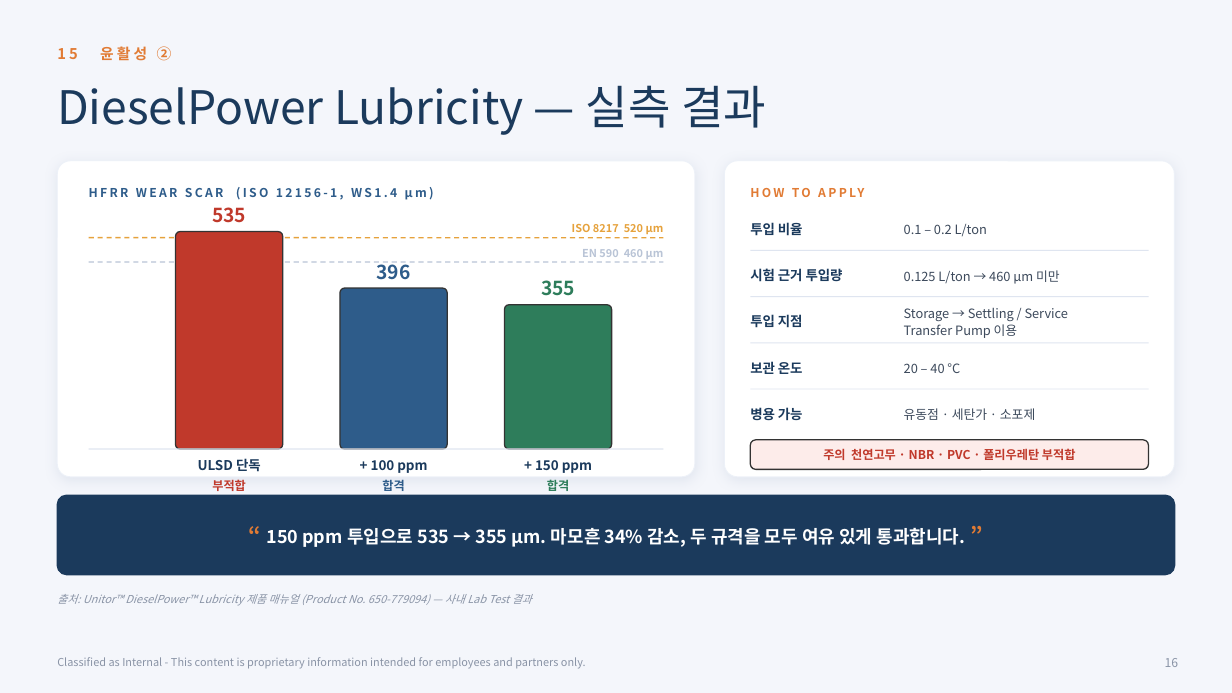
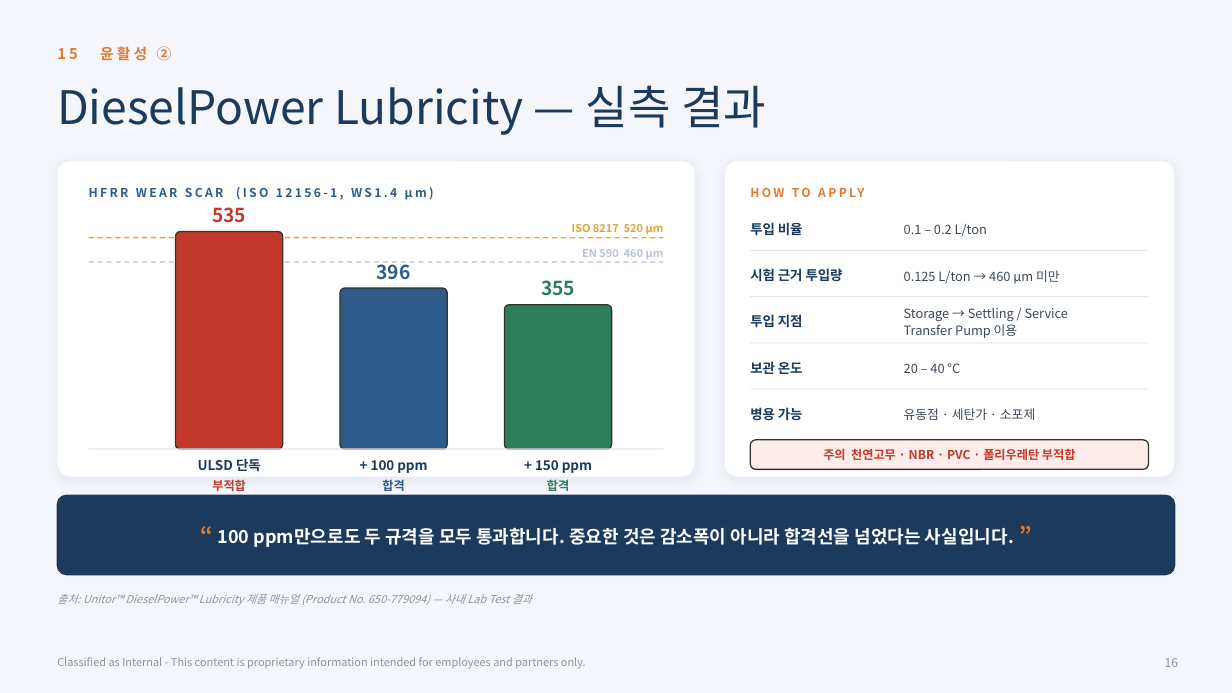
Before and after one commit to dotjdsla-byte/github-test, a slide deck: slide 16 of deck/fuel_training_deck.pptx. Drawn at 1232x693 pixels with LibreOffice and Linux fonts; fonts in the diff are those of the drawing. Boxes give left, top, right and bottom in pixels: in the first picture for what was removed or moved away, otherwise in the second. Text is boxed around its words. In the diff, an @@ line names an element or a change of style, - is before the commit and + after.

```diff
--- a/deck/fuel_training_deck.pptx
+++ b/deck/fuel_training_deck.pptx
@@ text at <box>218,528,1014,547</box>: text changed @@
-“ 150 ppm 투입으로 535 → 355 µm. 마모흔 34% 감소, 두 규격을 모두 여유 있게 통과합니다. ”
+“ 100 ppm만으로도 두 규격을 모두 통과합니다. 중요한 것은 감소폭이 아니라 합격선을 넘었다는 사실입니다. ”
```
Also in this commit, not shown: 1 other slide changed, 1 other file.
